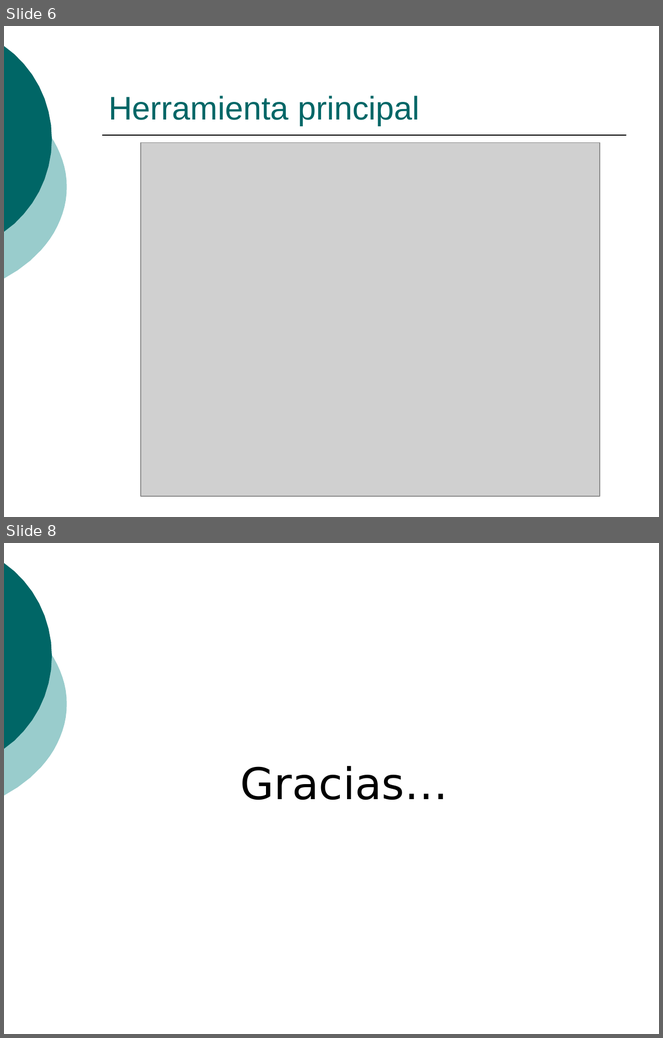
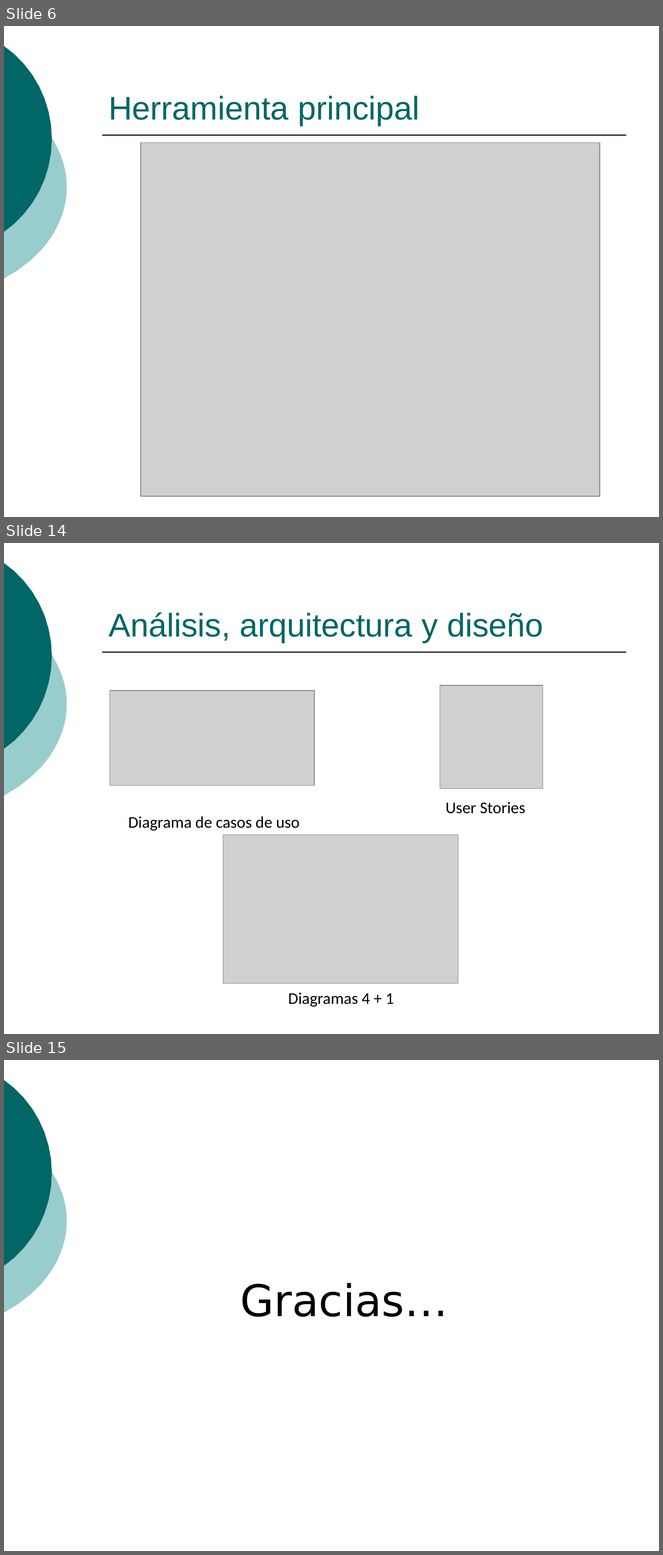
Before and after one commit to ingevy/taller-desarrollo-proyectos-ii-2do-2010, a slide deck: doc/presentaciones/Presentación inicial.ppt. Shown one above the other, each under a label of ours: slides 6 and 8 before the commit, slides 6, 14 and 15 after it; the slides between them are not shown. The pictures are 663x1038 and 663x1555 pixels, drawn with LibreOffice and Linux fonts; fonts in the diff are those of the drawing; grey boxes stand for pictures. Boxes give left, top, right and bottom in pixels: in the first picture for what was removed or moved away, otherwise in the second. Text is boxed around its words. In the diff, an @@ line names an element or a change of style, - is before the commit and + after.

```diff
--- a/doc/presentaciones/Presentación inicial.ppt
+++ b/doc/presentaciones/Presentación inicial.ppt
@@ slide 14 added at (4,543,659,1034), background #FFFFFF; not listed: 3 template elements that a slide beside it also shows @@
@@ title added at (109,612,544,642), 36 pt, text #006666 @@
+Análisis, arquitectura y diseño
@@ picture added at (110,691,314,785) @@
@@ picture added at (440,686,543,788) @@
@@ text added at (445,802,526,814), 18 pt, text #000000 @@
+User Stories
@@ text added at (128,817,299,831), 18 pt, text #000000 @@
+Diagrama de casos de uso
@@ picture added at (223,835,458,984) @@
@@ text added at (288,993,394,1007), 18 pt, text #000000 @@
+Diagramas 4 + 1
@@ what was slide 8 is now slide 15 @@
```
Also in this commit, not shown: 1 slide changed, 7 other slides added, 1 slide removed.
